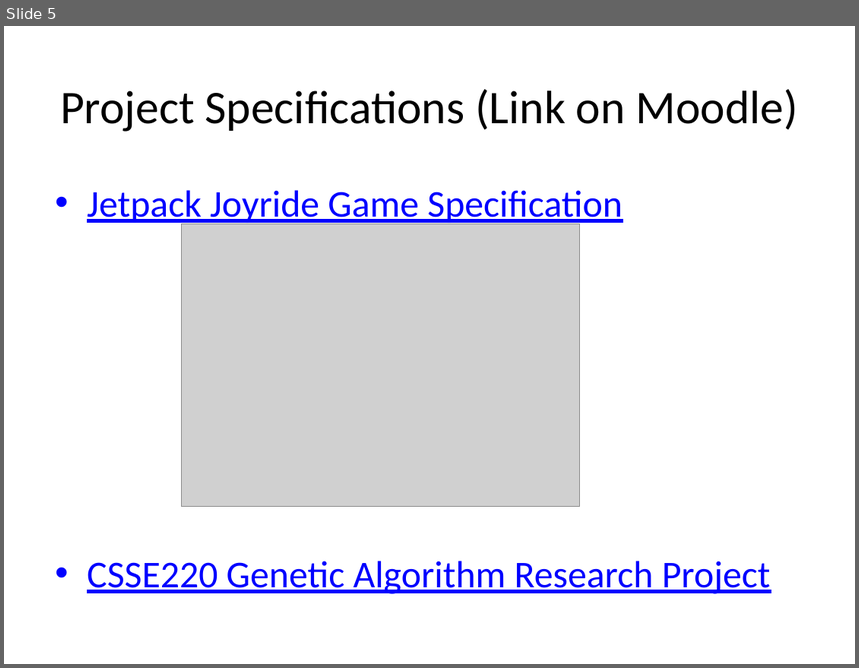
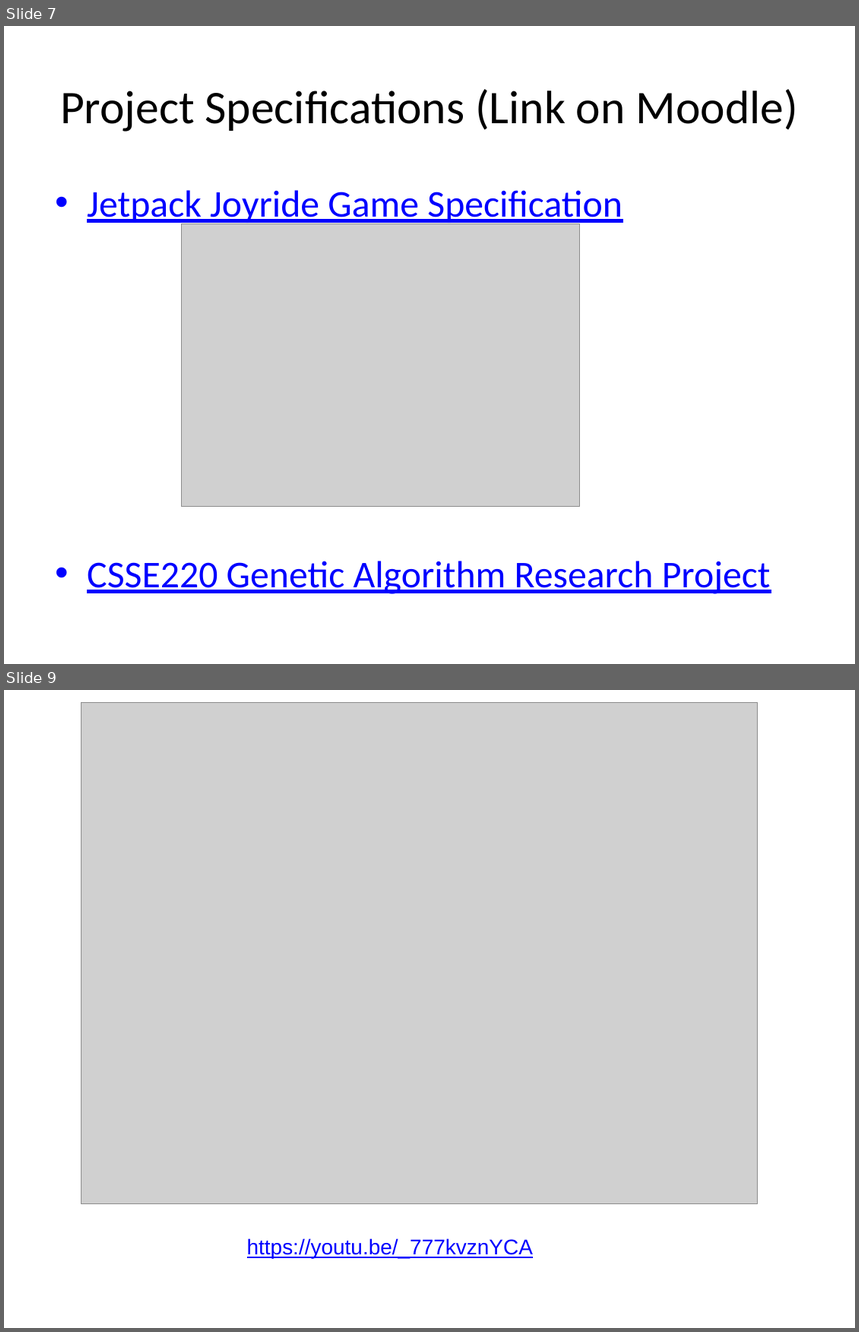
Before and after one commit to RHIT-CSSE/csse220, a slide deck: ClassMaterials/EventBasedGameLoop/Slides/Part1-EventBasedGameLoop.pptx. Shown one above the other, each under a label of ours: slide 5 before the commit, slides 7 and 9 after it; the slides between them are not shown. The pictures are 859x668 and 859x1332 pixels, drawn with LibreOffice and Linux fonts; fonts in the diff are those of the drawing; grey boxes stand for pictures. Boxes give left, top, right and bottom in pixels: in the first picture for what was removed or moved away, otherwise in the second. Text is boxed around its words. In the diff, an @@ line names an element or a change of style, - is before the commit and + after.

```diff
--- a/ClassMaterials/EventBasedGameLoop/Slides/Part1-EventBasedGameLoop.pptx
+++ b/ClassMaterials/EventBasedGameLoop/Slides/Part1-EventBasedGameLoop.pptx
@@ slide 9 added at [4, 690, 855, 1328], background #FFFFFF @@
@@ picture added at [81, 703, 757, 1205] @@
@@ text added at [247, 1239, 533, 1258], 18 pt, text #0000FF, underline @@
+https://youtu.be/_777kvznYCA
@@ what was slide 5 is now slide 7 @@
```
Also in this commit, not shown: 3 slides changed, 3 other slides added, 2 other files.
